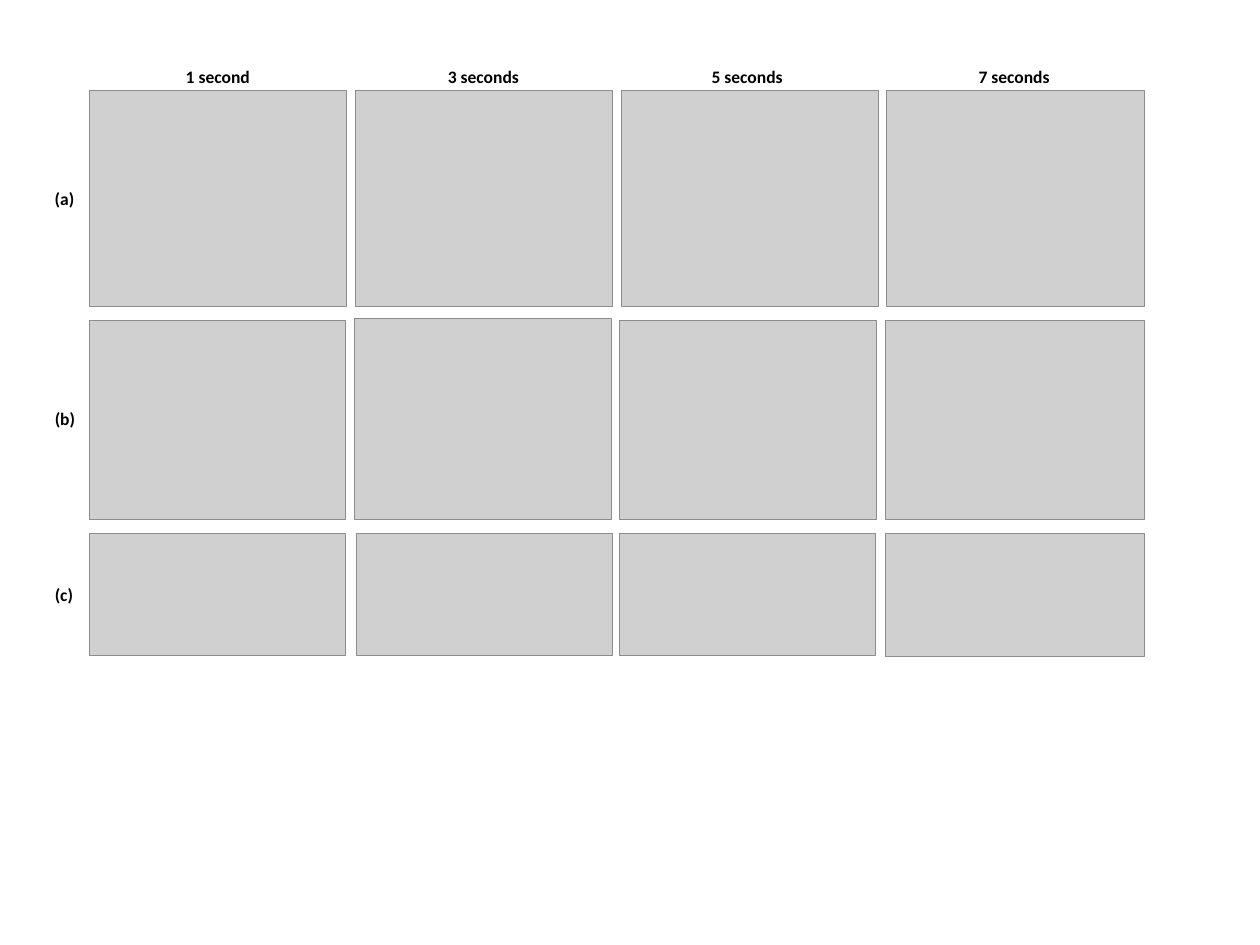
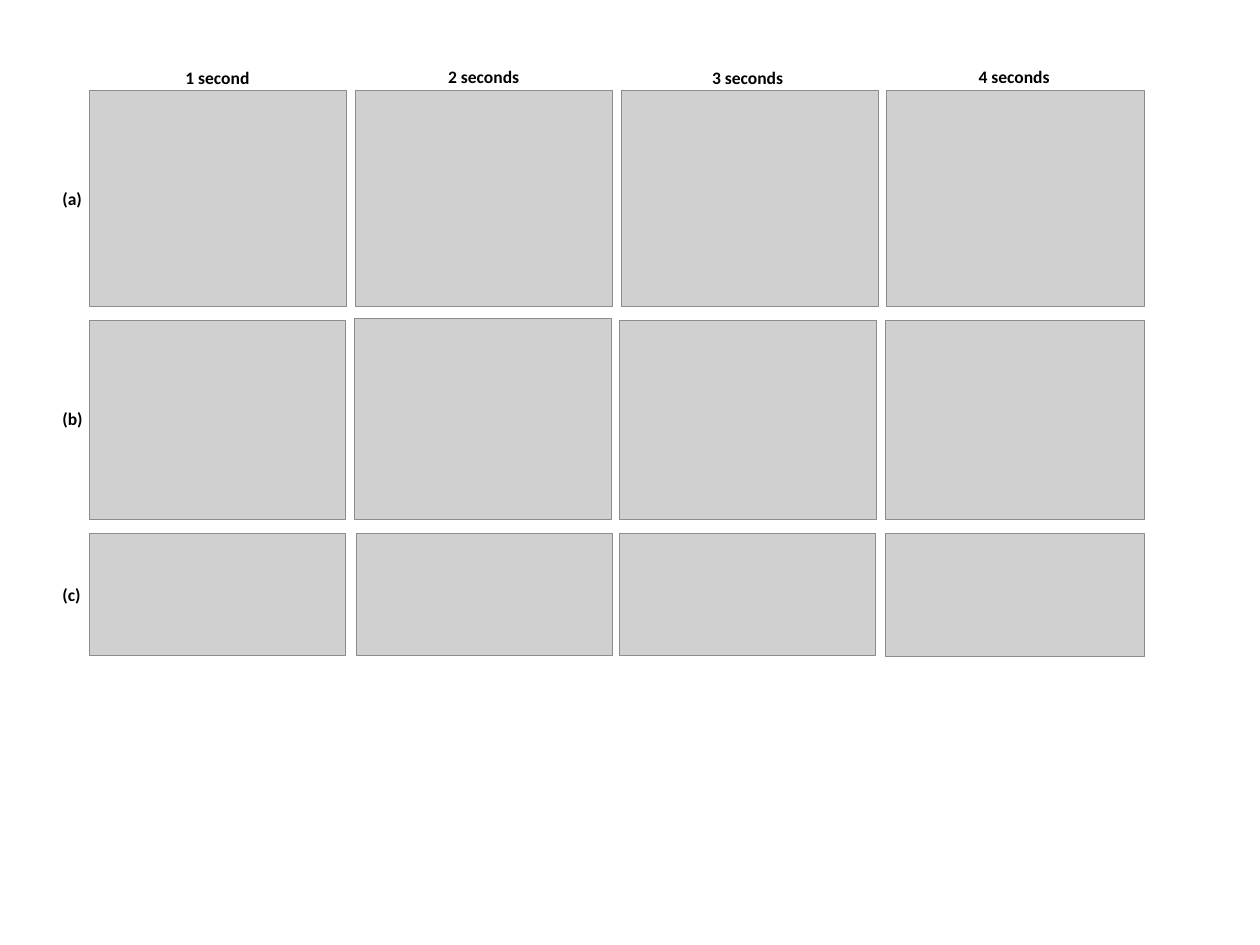
Before and after one commit to PavlicLab/ICRA2020_ReTLo, a slide deck: slide 2 of figures/pptx files/fig_pred_viz.pptx. Drawn at 1260x945 pixels with LibreOffice and Linux fonts; fonts in the diff are those of the drawing; grey boxes stand for pictures. Boxes give left, top, right and bottom in pixels: in the first picture for what was removed or moved away, otherwise in the second. Text is boxed around its words. In the diff, an @@ line names an element or a change of style, - is before the commit and + after.

```diff
--- a/figures/pptx files/fig_pred_viz.pptx
+++ b/figures/pptx files/fig_pred_viz.pptx
@@ text at [448,70,519,83]: text changed @@
-3 seconds
+2 seconds
@@ text at [712,71,783,84]: text changed @@
-5 seconds
+3 seconds
@@ text at [979,70,1049,83]: text changed @@
-7 seconds
+4 seconds
@@ 3 texts: place and size @@
-3 texts at [55,192,75,604]
+3 texts at [62,192,82,604]
```
Also in this commit, not shown: 3 other files.
